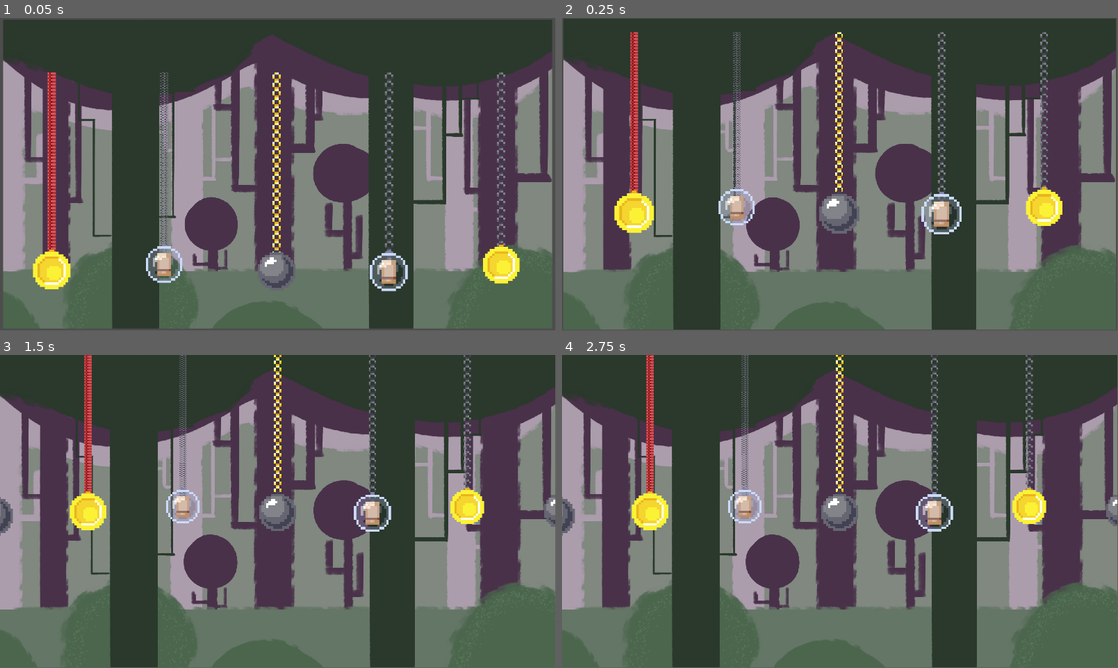
Above: before the commit, frames 1-4 (two rows, left to right).
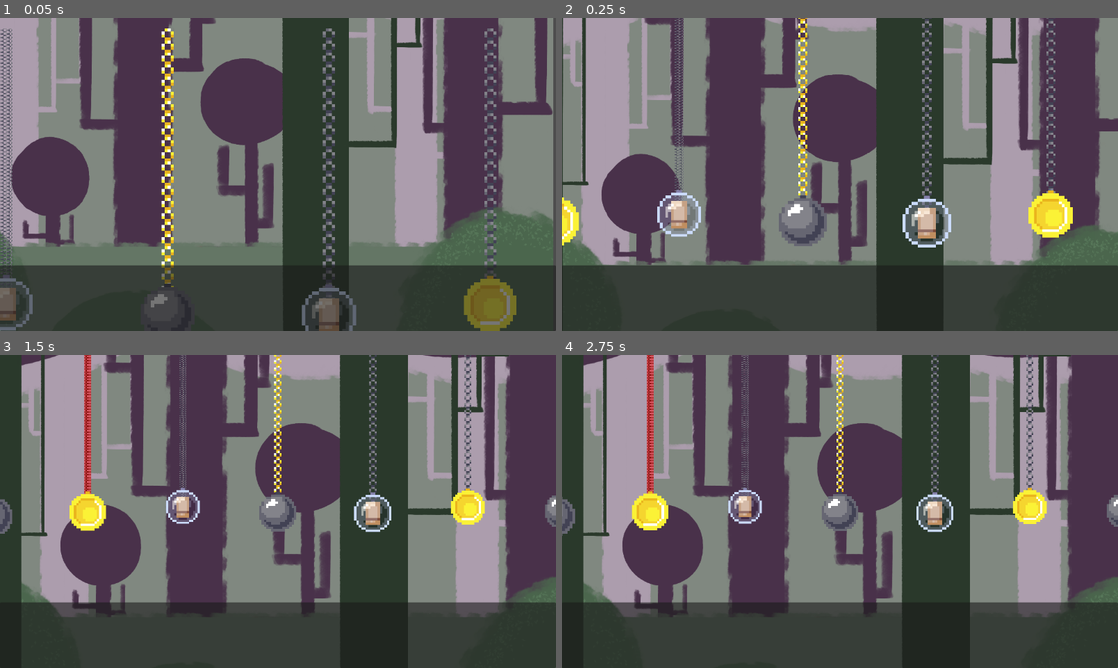
Above: after the commit, the same moments.

Repository: HEKEPOIU/gmtk_2024
Game: Godot game, scene res://scene/main.tscn
Same seed, same stepped clock (60 frames per second), same inputs: the game is played once before the commit and once after it.
Inputs (mouse positions are in pixels of both pictures, inside the frame that each line leads up to):
- Up to frame 1 (0.05 s): no input
- Up to frame 2 (0.25 s): no input
- Up to frame 3 (1.5 s): move the mouse to (400, 495) at 0.52 s; click (400, 495) at 0.6 s; move the mouse to (166, 527) at 1.27 s; click (166, 527) at 1.35 s
- Up to frame 4 (2.75 s): move the mouse to (895, 442) at 2.02 s; click (895, 442) at 2.1 s
In our replay, the window is 799x449 before the commit and 800x450 after it. These sizes can differ from the game's own. Grey fills any space a smaller window leaves; there, only what the larger window draws over its background counts as a difference.

The runs differ from the first frame. In frame 1, 80% of the frame differs, in the area x 0-100%, y 0-100%; in frame 2, 76%; in frame 3, 70%; in frame 4, 70%.

Commit message:
End Project.

Diff:
--- a/project.godot
+++ b/project.godot
@@ -21,8 +21,8 @@
 
 [display]
 
-window/size/viewport_width=1920
-window/size/viewport_height=1080
+window/size/viewport_width=1280
+window/size/viewport_height=720
 
 [input]
 
--- a/scene/main.tscn
+++ b/scene/main.tscn
@@ -19,6 +19,8 @@
 current = true
 
 [node name="Sprite2D" type="Sprite2D" parent="Camera2D"]
+position = Vector2(-322, -177)
+scale = Vector2(0.664583, 0.672222)
 texture = ExtResource("3_nkxm2")
 
 [node name="CanvasLayer" type="CanvasLayer" parent="."]
--- a/scene/main_ui.tscn
+++ b/scene/main_ui.tscn
@@ -24,7 +24,6 @@
 modulate_color = Color(0.92549, 0.698039, 0.490196, 1)
 
 [node name="Control" type="Control"]
-visible = false
 layout_mode = 3
 anchors_preset = 15
 anchor_right = 1.0
@@ -50,22 +49,27 @@
 alignment = 1
 
 [node name="EndBG" type="Panel" parent="."]
-layout_mode = 0
-offset_right = 1918.0
-offset_bottom = 1152.0
+visible = false
+layout_mode = 1
+anchors_preset = 15
+anchor_right = 1.0
+anchor_bottom = 1.0
+grow_horizontal = 2
+grow_vertical = 2
 mouse_filter = 2
 theme_override_styles/panel = SubResource("StyleBoxTexture_61unq")
 
-[node name="Path2D" type="Path2D" parent="."]
+[node name="Path2D" type="Path2D" parent="EndBG"]
+scale = Vector2(0.4, 0.4)
 curve = SubResource("Curve2D_5l8vp")
 
-[node name="PathFollow2D" type="PathFollow2D" parent="Path2D"]
+[node name="PathFollow2D" type="PathFollow2D" parent="EndBG/Path2D"]
 position = Vector2(324.365, 741.124)
 rotation = 0.537653
 progress = 285.27
 script = ExtResource("4_c0cnl")
 
-[node name="Panel2" type="Panel" parent="Path2D/PathFollow2D"]
+[node name="Panel2" type="Panel" parent="EndBG/Path2D/PathFollow2D"]
 offset_left = 469.0
 offset_top = 269.0
 offset_right = 1699.0
@@ -73,7 +77,7 @@
 rotation = -2.83744
 theme_override_styles/panel = SubResource("StyleBoxTexture_e2e8u")
 
-[node name="Panel" type="Panel" parent="Path2D/PathFollow2D"]
+[node name="Panel" type="Panel" parent="EndBG/Path2D/PathFollow2D"]
 offset_left = -27.9991
 offset_top = -503.839
 offset_right = 582.001
